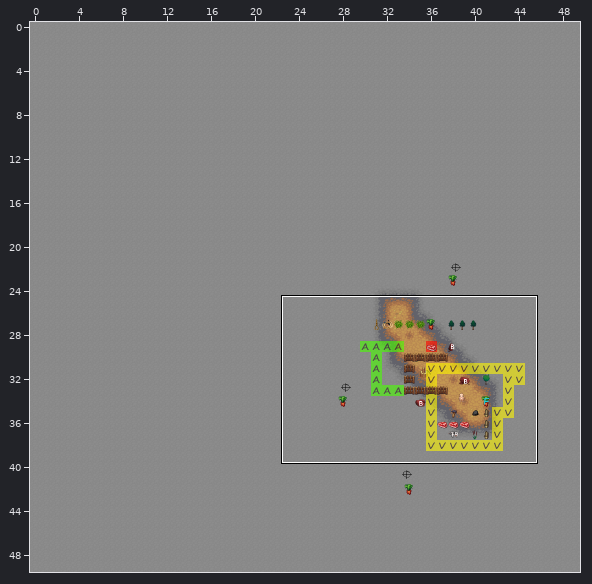
An edit to a level. Tiled map, res/Tilemap-Test.tmx. The first picture is a wide view before the edit; the outline marks the close-up.
Close-up. Before the edit:
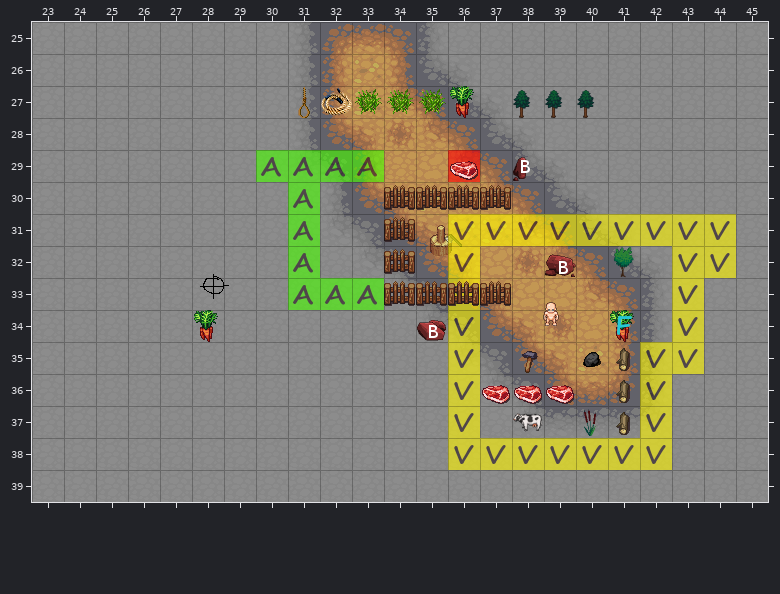
Cells are 32x32 px. Shown: x 23..45, y 25..39.
Now the later version:
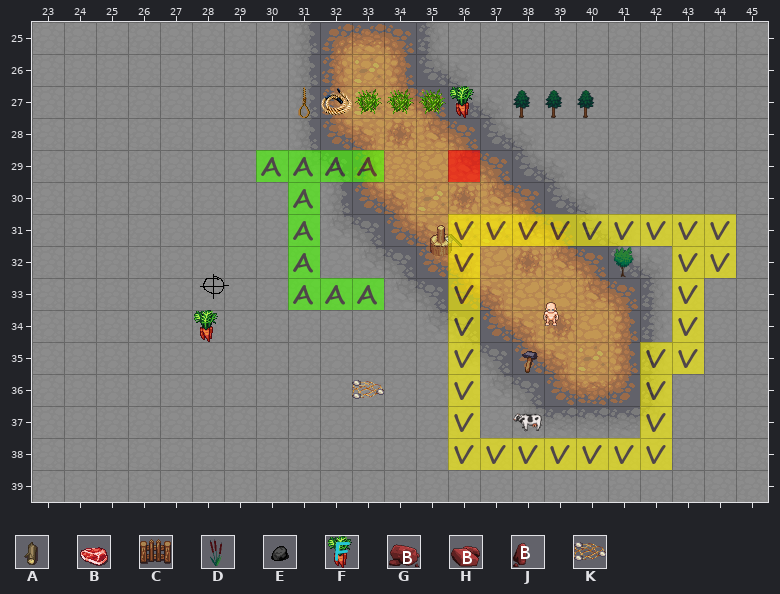
Key: from "Tileset-ObjectSpawns": A 2, B 5, C 10, D 15, E 19, F 62; from "Tileset-Outdoor2": G 32, H 33, J 34, K 65.
_ is an empty cell, . an unchanged one.
Change:
--- layer "Spawns"
@@ x 33..41 @@
-29 ...B.J...
-30 .CCCC....
-31 .C.......
-32 .C....G..
-33 .CCCC....
-34 ..H.....F
-35 .......EA
-36 _...BBB.A
-37 .......DA
+29 ..._._...
+30 .____....
+31 ._.......
+32 ._...._..
+33 .____....
+34 .._....._
+35 .......__
+36 K...___._
+37 .......__
